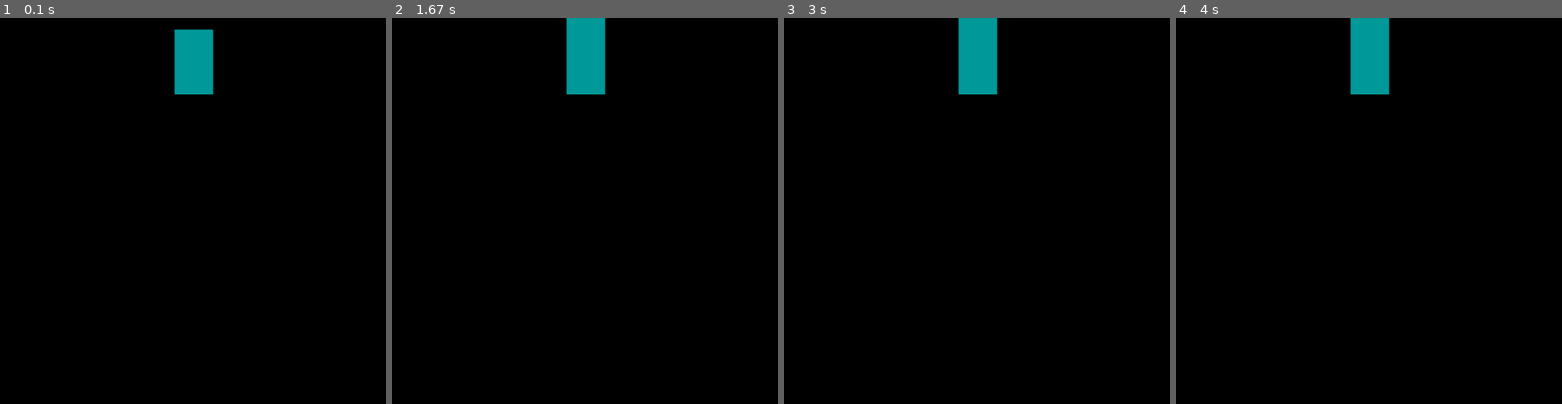
Above: before the commit, frames 1-4 (left to right).
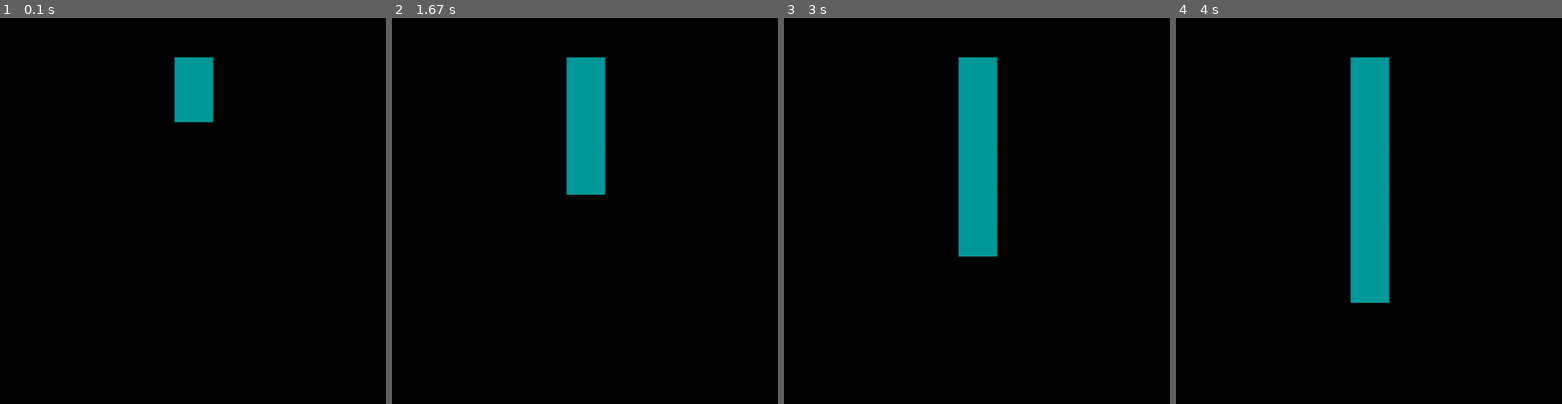
Above: after the commit, the same moments.

Repository: lubiarzm1/Pygame_fun
Game: pygame game, started from gravity.py
Same seed, same stepped clock (60 frames per second), same inputs: the game is played once before the commit and once after it.
Inputs:
- Up to frame 1 (0.1 s): no input
- Up to frame 2 (1.67 s): no input
- Up to frame 3 (3 s): no input
- Up to frame 4 (4 s): no input
The pictures show only the part of the screen within x 25-75%, y 0-50%; the shares and areas given below are measured in that part.

The runs differ from the first frame. In frame 1, 1.5% of the frame differs, in the area x 45-56%, y 2-28%; in frame 2, 3.7%; in frame 3, 5.3%; in frame 4, 6.6%, in the area x 45-56%, y 0-74%.

Commit message:
tak zatwierdzam

Diff:
--- a/gravity.py
+++ b/gravity.py
@@ -6,6 +6,7 @@
 ball= pygame.Rect(475,50,50,50)
 delta=0.0
 clock = pygame.time.Clock()
+
 while True:
     screen.fill((0,0,0))
 #Ticking
@@ -26,7 +27,7 @@
     while delta<1/60.0:
 
         if not(pygame.mouse.get_pressed() and pos[0]>ball.x-25 and pos[0]<ball.x+25 and pos[1]>ball.y-25 and pos[1]<ball.y+25) and ball.y<950:
-            ball.y-=1
+            ball.y+=1
         pygame.draw.rect(screen,(0,155,155),ball)
         pygame.display.flip()
         delta-=1/60.0
